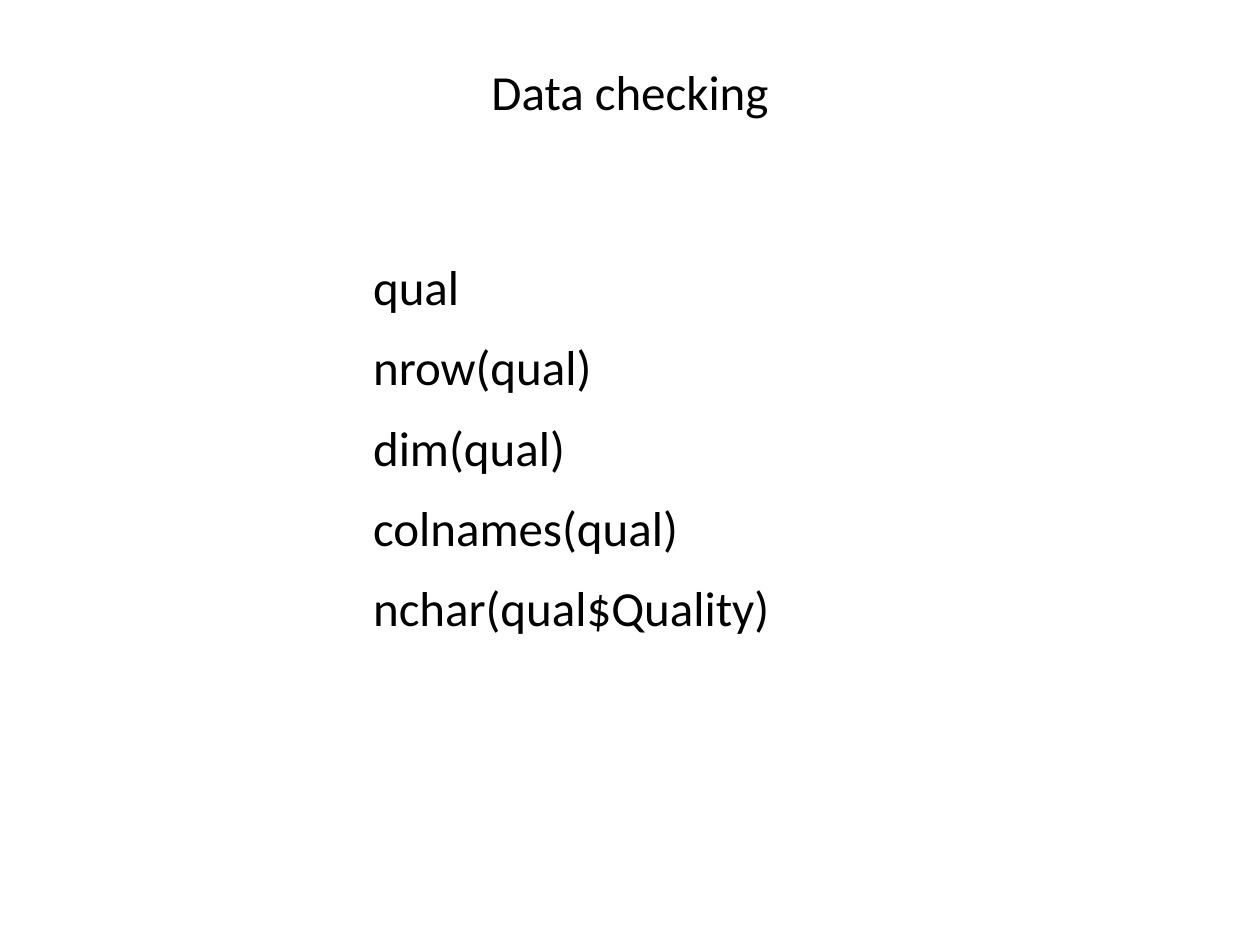
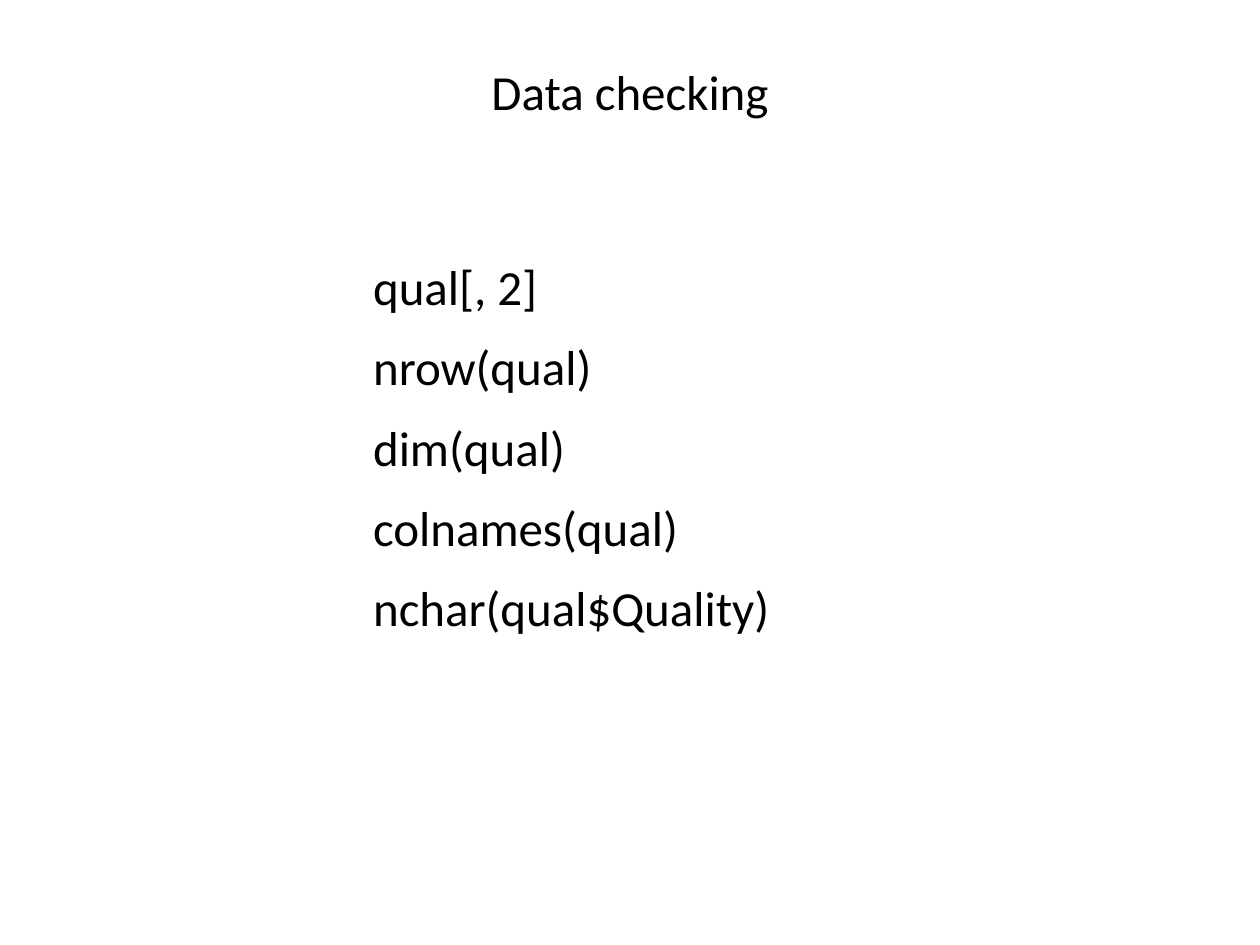
Before and after one commit to liu3zhenlab/teaching, a slide deck: slide 36 of PLPTH813Bioinformatis/2021/labs/lab03_R.pptx. Drawn at 1260x945 pixels with LibreOffice and Linux fonts; fonts in the diff are those of the drawing. Boxes give left, top, right and bottom in pixels: in the first picture for what was removed or moved away, otherwise in the second. Text is boxed around its words. In the diff, an @@ line names an element or a change of style, - is before the commit and + after.

```diff
--- a/PLPTH813Bioinformatis/2021/labs/lab03_R.pptx
+++ b/PLPTH813Bioinformatis/2021/labs/lab03_R.pptx
@@ text at (x1=373, y1=269, x2=537, y2=313): text changed @@
-qual
+qual[, 2]
```
Also in this commit, not shown: 2 other slides changed, 3 other files.
